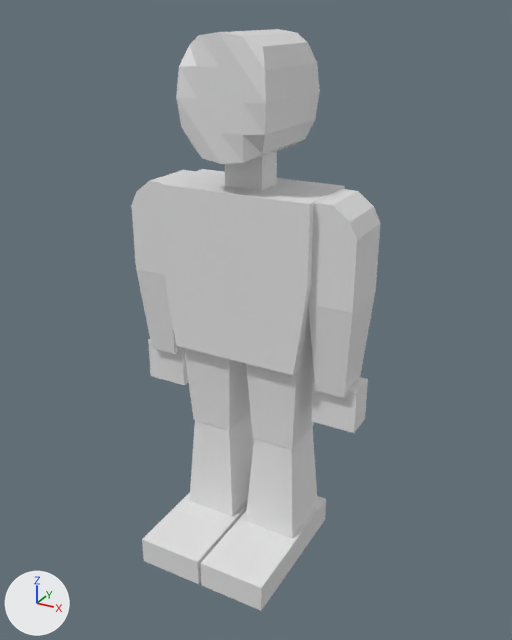
The Blender file Assets/Models/test-clovek/clovek_walk.blend: old version first, new version second.
Before and after are seen from a 50 mm lens placed at (6.32, -10.51, 10.64), pointed at (0.3, 0.45, 5.16). The axes (+X, +Y, +Z) are drawn at lower left. The lights are the same throughout.

Before the edit, the objects in view are built like this:
```python
mat_material = principled_material('Material')
mat_material.base_color = (0.8, 0.8, 0.8)  # white #e7e7e7
mat_material.roughness = 0.4
me_cube = bpy.data.meshes.new('Cube')
me_cube.from_pydata(...)  # 358 vertices, 328 faces; spans x -2.97..3.0, y -2.68..1.29, z -11.53..1.43
me_cube.materials.append(mat_material)  # white #e7e7e7
ob_cube = bpy.data.objects.new('Cube', me_cube)
ob_cube.location = (-0.01, 0.81, 9.15)
ob_cube.scale = (0.802, 0.802, 0.802)
```
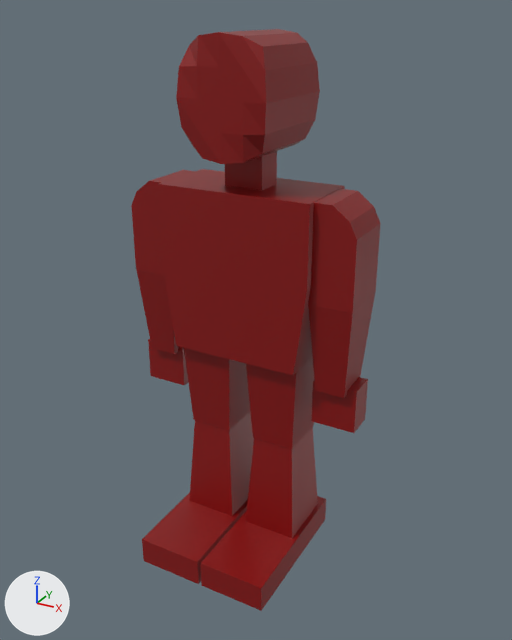
Commit message: update test clovek walk
rdec clovek hodi

What changed in the scene script:
```text
Add img_red_png:
    img_red_png = load_image('red.png', 'red.png', 1920, 1080, 'sRGB')
Change mat_material:
    remove mat_material.base_color = (0.8, 0.8, 0.8)  # white #e7e7e7
    add mat_material.texture = img_red_png
```

Location of each change, (x1, y1, x2, y2) in pixels of the pictures (512 x 640 px):
'Cube', surface changed (grey to red)
    both: (131, 29, 381, 611)
